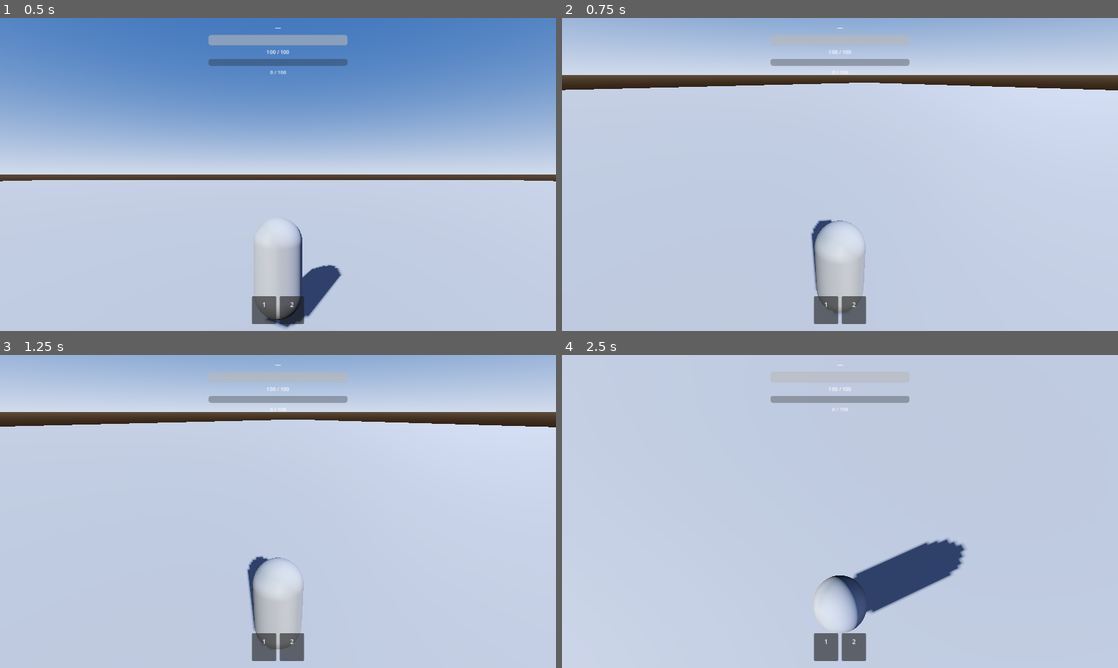
Above: before the commit, frames 1-4 (two rows, left to right).
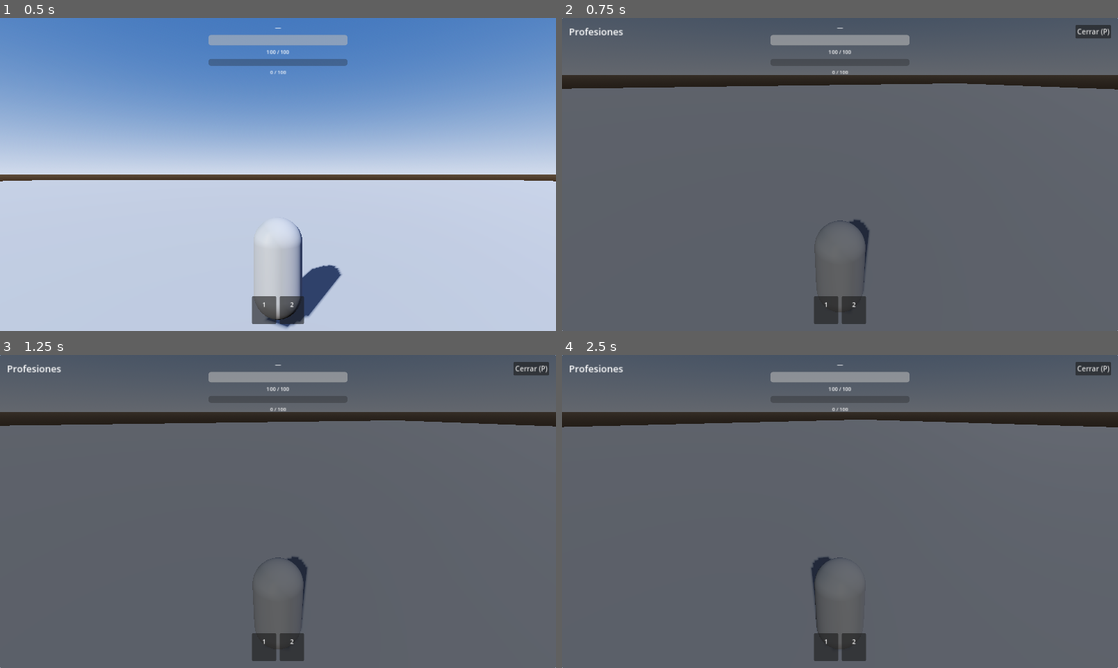
Above: after the commit, the same moments.

Repository: wilmergg777-dotcom/wow-lsof
Game: Godot game, scene res://escenas/mundo.tscn
Same seed, same stepped clock (60 frames per second), same inputs: the game is played once before the commit and once after it. This scene is started directly instead of the project's main scene.
Inputs (mouse positions are in pixels of both pictures, inside the frame that each line leads up to):
- Up to frame 1 (0.5 s): no input
- Up to frame 2 (0.75 s): tap Enter at 0.5 s; move the mouse to (867, 174) at 0.52 s; hold W (mover_adelante) from 0.53 s (still down); hold P (abrir_profesiones, bound only after the commit) from 0.53 s (still down)
- Up to frame 3 (1.25 s): keep holding W (mover_adelante); keep holding P (abrir_profesiones, bound only after the commit)
- Up to frame 4 (2.5 s): release W (mover_adelante) at 1.25 s; release P (abrir_profesiones, bound only after the commit) at 1.25 s; click (1095, 367) at 1.25 s, where only the run after the commit has a clickable "Cerrar (P)"; tap Space at 2 s; move the mouse to (812, 511) at 2.02 s; hold W (mover_adelante) from 2.03 s (still down); tap T (auto_ataque) at 2.1 s; tap P (abrir_profesiones, bound only after the commit) at 2.3 s

Frame 1 is identical in both runs. In frame 2, 99% of the frame differs, in the area x 0-100%, y 0-100%; in frame 3, 99%; in frame 4, 100%.
Error after the commit: Cannot call method 'get_children' on a previously freed instance. (res://guiones/profesiones.gd:100)

Commit message:
Sistema de profesiones + inventario: Joyería (Jewelcrafting) 1-450
Primera profesión del juego, siguiendo la guía de WoW 3.3.5. El sistema es
extensible: añadir Herrería/Minería/etc. es solo otra DefProfesion.

Backend (Go):
- items.go: catálogo de ~50 ítems (materiales Classic/TBC/WotLK + productos
  crafteados: anillos, colgantes, engarces, gemas cortadas, prismas, sellos)
- profesiones.go: DefProfesion/DefRango/DefReceta + EstadoProfesion
  - Joyería: 6 rangos (Aprendiz→Gran Maestro, 0-450) y 36 recetas
    (Classic 1-300, TBC 300-375, WotLK 350-450) con materiales reales
  - Skill model: cada receta tiene SkillReq + SkillHasta; craftear sube
    +1 mientras skill < SkillHasta y skill < SkillMax (techo del rango)
  - Límite de 2 profesiones primarias (regla WoW)
- jugador.go: inventario (map stack), estado de profesiones, Craftear(),
  AprenderProfesion(), AprenderRango() con lock del mundo
- persistencia.go: InventarioStacks + Profesiones persistidas
- proto.go: ItemRes/RecetaRes/ProfesionRes/EstadoProfesionRes/CrafteoRes/
  AprendidoRes + campos de mensaje
- sesion.go: handlers aprender_profesion/aprender_rango/craftear;
  catálogos (profesiones/recetas/items) en login_resp;
  estado (estado_profesiones/inventario) en sel_resp y tras craftear

Cliente (Godot):
- red.gd: cachés de profesiones/recetas/items/estado/inventario;
  enviar_aprender_profesion/aprender_rango/craftear
- profesiones.gd + profesiones.tscn: panel con tecla P que muestra
  profesiones conocidas (barra de skill + aprender rango), aprender
  profesión nueva, y lista de recetas crafteables con materiales
  (tener/necesario) y botón Craftear; se refresca en craftear_resp
- jugador.gd: pausa movimiento/combate y libera ratón con panel abierto

Tests (6, PASS): aprender joyería, límite 2 primarias, crafteo sube skill
con techo SkillHasta, sin materiales, skill insuficiente, gating de
rangos, persistencia inventario+profesiones, 36 recetas + 6 rangos

Diff:
--- a/cliente/escenas/mundo.tscn
+++ b/cliente/escenas/mundo.tscn
@@ -1,10 +1,11 @@
-[gd_scene load_steps=8 format=3 uid="uid://b4mundo3456"]
+[gd_scene load_steps=9 format=3 uid="uid://b4mundo3456"]
 
 [ext_resource type="Script" path="res://guiones/mundo.gd" id="1_mundo"]
 [ext_resource type="Script" path="res://guiones/jugador.gd" id="2_jugador"]
 [ext_resource type="Script" path="res://guiones/entidad_remota.gd" id="3_remota"]
 [ext_resource type="PackedScene" path="res://escenas/hud.tscn" id="4_hud"]
 [ext_resource type="Sky" path="res://recursos/cielo.tres" id="5_cielo"]
+[ext_resource type="PackedScene" path="res://escenas/profesiones.tscn" id="6_prof"]
 
 [sub_resource type="Environment" id="Environment_1"]
 background_mode = 2
@@ -84,6 +85,8 @@
 
 [node name="HUD" parent="." instance=ExtResource("4_hud")]
 
+[node name="Profesiones" parent="." instance=ExtResource("6_prof")]
+
 [node name="LuzRelleno" type="DirectionalLight3D" parent="."]
 transform = Transform3D(-0.5, -0.5, 0.7, 0.5, 0.7, 0.5, -0.7, 0.5, 0.5, 0, 20, 0)
 light_energy = 0.3
--- /dev/null
+++ b/cliente/escenas/profesiones.tscn
@@ -0,0 +1,13 @@
+[gd_scene load_steps=2 format=3]
+
+[ext_resource type="Script" path="res://guiones/profesiones.gd" id="1_prof"]
+
+[node name="Profesiones" type="Control"]
+layout_mode = 3
+anchors_preset = 15
+anchor_right = 1.0
+anchor_bottom = 1.0
+grow_horizontal = 2
+grow_vertical = 2
+visible = false
+script = ExtResource("1_prof")
--- a/cliente/guiones/jugador.gd
+++ b/cliente/guiones/jugador.gd
@@ -31,22 +31,37 @@
 func set_nombre(nombre: String) -> void:
 	_label_nombre.text = nombre
 
+# _panel_abierto devuelve true si hay un panel de UI (profesiones) abierto,
+# en cuyo caso se pausa el movimiento y el combate y se libera el ratón.
+func _panel_abierto() -> bool:
+	var p = get_parent().get_node_or_null("Profesiones")
+	if p != null and p.visible:
+		return true
+	return false
+
 func _input(event: InputEvent) -> void:
-	if event is InputEventMouseMotion and Input.mouse_mode == Input.MOUSE_MODE_CAPTURED:
-		_yaw_camara -= event.relative.x * 0.005
-		_pitch_camara = clamp(_pitch_camara - event.relative.y * 0.005, -1.2, -0.05)
-		_aplicar_rotacion_camara()
+	if _panel_abierto():
+		# Panel abierto: ratón visible, sin captura de cámara ni combate.
+		Input.mouse_mode = Input.MOUSE_MODE_VISIBLE
+		return
 	if event.is_action_pressed("cerrar"):
 		# Liberar mouse para que el usuario pueda cerrar la ventana.
 		if Input.mouse_mode == Input.MOUSE_MODE_CAPTURED:
 			Input.mouse_mode = Input.MOUSE_MODE_VISIBLE
 		else:
 			Input.mouse_mode = Input.MOUSE_MODE_CAPTURED
+		return
+	if event is InputEventMouseMotion and Input.mouse_mode == Input.MOUSE_MODE_CAPTURED:
+		_yaw_camara -= event.relative.x * 0.005
+		_pitch_camara = clamp(_pitch_camara - event.relative.y * 0.005, -1.2, -0.05)
+		_aplicar_rotacion_camara()
 
 func _aplicar_rotacion_camara() -> void:
 	_rig_camara.rotation = Vector3(_pitch_camara, _yaw_camara, 0)
 
 func _physics_process(_delta: float) -> void:
+	if _panel_abierto():
+		return
 	# Vector de entrada WASD relativo a la cámara.
 	var input_dir = Vector2.ZERO
 	if Input.is_action_pressed("mover_adelante"):
--- /dev/null
+++ b/cliente/guiones/profesiones.gd
@@ -0,0 +1,267 @@
+# profesiones.gd — panel de profesiones y crafteo.
+#
+# Muestra las profesiones conocidas (con barra de habilidad y botón para
+# aprender el siguiente rango), permite aprender una profesión nueva, y
+# lista las recetas crafteables con sus materiales (tener/necesario) y un
+# botón Craftear. Se refresca al llegar craftear_resp / aprendido_resp.
+extends Control
+
+var _vbox: VBoxContainer
+var _recetas_box: VBoxContainer
+
+func _ready() -> void:
+	_build_ui()
+	Red.mensaje_recibido.connect(_on_mensaje)
+	# Refrescar cuando entre al mundo (sel_resp ya llegó) o al abrir.
+	call_deferred("refrescar")
+
+func _build_ui() -> void:
+	# Fondo.
+	var panel = Panel.new()
+	panel.set_anchors_preset(Control.PRESET_FULL_RECT)
+	add_child(panel)
+	var marg = MarginContainer.new()
+	marg.set_anchors_preset(Control.PRESET_FULL_RECT)
+	marg.add_theme_constant_override("margin_left", 16)
+	marg.add_theme_constant_override("margin_right", 16)
+	marg.add_theme_constant_override("margin_top", 16)
+	marg.add_theme_constant_override("margin_bottom", 16)
+	panel.add_child(marg)
+
+	_vbox = VBoxContainer.new()
+	marg.add_child(_vbox)
+
+	# Cabecera.
+	var head = HBoxContainer.new()
+	var titulo = Label.new()
+	titulo.text = "Profesiones"
+	titulo.add_theme_font_size_override("font_size", 22)
+	titulo.size_flags_horizontal = Control.SIZE_EXPAND_FILL
+	head.add_child(titulo)
+	var cerrar = Button.new()
+	cerrar.text = "Cerrar (P)"
+	cerrar.pressed.connect(_on_cerrar)
+	head.add_child(cerrar)
+	_vbox.add_child(head)
+
+	# Sección profesiones (conocidas + aprender).
+	var prof_label = Label.new()
+	prof_label.text = "Tus profesiones"
+	prof_label.add_theme_font_size_override("font_size", 16)
+	_vbox.add_child(prof_label)
+
+	var sep = HSeparator.new()
+	_vbox.add_child(sep)
+
+	# Sección recetas.
+	var rec_label = Label.new()
+	rec_label.text = "Recetas"
+	rec_label.add_theme_font_size_override("font_size", 16)
+	_vbox.add_child(rec_label)
+
+	var scroll = ScrollContainer.new()
+	scroll.size_flags_vertical = Control.SIZE_EXPAND_FILL
+	scroll.size_flags_horizontal = Control.SIZE_EXPAND_FILL
+	_vbox.add_child(scroll)
+	_recetas_box = VBoxContainer.new()
+	_recetas_box.size_flags_horizontal = Control.SIZE_EXPAND_FILL
+	scroll.add_child(_recetas_box)
+
+func _on_mensaje(msg: Dictionary) -> void:
+	var tipo = msg.get("tipo", "")
+	if tipo == "craftear_resp" or tipo == "aprendido_resp" or tipo == "sel_resp":
+		refrescar()
+		if tipo == "craftear_resp":
+			var c = msg.get("crafteo", {})
+			if not c.get("ok", false):
+				# Mostrar error brevemente como un Label temporal.
+				_mostrar_error(c.get("error", "error al craftear"))
+
+func _mostrar_error(texto: String) -> void:
+	var l = Label.new()
+	l.text = "⚠ " + texto
+	l.add_theme_color_override("font_color", Color(1, 0.4, 0.4))
+	_recetas_box.add_child(l)
+	# Quitarlo tras 2.5s.
+	get_tree().create_timer(2.5).timeout.connect(func(): if is_instance_valid(l): l.queue_free())
+
+func refrescar() -> void:
+	if _vbox == null:
+		return
+	_reconstruir()
+
+# _reconstruir vuelve a poblar la sección de profesiones y recetas.
+func _reconstruir() -> void:
+	# Borrar todos los hijos de _vbox salvo la cabecera (índice 0).
+	var hijos = _vbox.get_children()
+	for i in range(1, hijos.size()):
+		hijos[i].queue_free()
+	# Borrar recetas.
+	for c in _recetas_box.get_children():
+		c.queue_free()
+	# Esperar un frame para que se liberen... en su lugar, reconstruimos
+	# sobre un contenedor nuevo para evitar conflictos de nodo libre.
+	# Re-añadimos etiquetas y secciones.
+	var prof_label = Label.new()
+	prof_label.text = "Tus profesiones"
+	prof_label.add_theme_font_size_override("font_size", 16)
+	_vbox.add_child(prof_label)
+	_poblar_profesiones()
+	var sep = HSeparator.new()
+	_vbox.add_child(sep)
+	var rec_label = Label.new()
+	rec_label.text = "Recetas"
+	rec_label.add_theme_font_size_override("font_size", 16)
+	_vbox.add_child(rec_label)
+	_poblar_recetas()
+
+# _poblar_profesiones añade las filas de profesiones conocidas + aprender.
+func _poblar_profesiones() -> void:
+	var estados = Red.estado_profesiones
+	var cat_prof = Red.profesiones_disponibles
+	if estados.is_empty():
+		var l = Label.new()
+		l.text = "No conoces ninguna profesión."
+		l.add_theme_color_override("font_color", Color(0.7, 0.7, 0.7))
+		_vbox.add_child(l)
+		# Botones para aprender profesiones primarias disponibles.
+		for p in cat_prof:
+			if p.get("primaria", false):
+				_fila_aprender_profesion(p)
+		return
+	for e in estados:
+		_fila_profesion_conocida(e, cat_prof)
+
+func _fila_aprender_profesion(p: Dictionary) -> void:
+	var fila = HBoxContainer.new()
+	var lbl = Label.new()
+	lbl.text = "Aprender " + p.get("nombre", "?")
+	lbl.size_flags_horizontal = Control.SIZE_EXPAND_FILL
+	fila.add_child(lbl)
+	var btn = Button.new()
+	btn.text = "Aprender"
+	btn.pressed.connect(func(): Red.enviar_aprender_profesion(p.get("id", "")))
+	fila.add_child(btn)
+	_vbox.add_child(fila)
+
+func _fila_profesion_conocida(e: Dictionary, cat_prof: Array) -> void:
+	var pid = e.get("profesion_id", "")
+	var skill = e.get("skill", 0)
+	var smax = e.get("skill_max", 0)
+	var nombre = pid
+	var rangos: Array = []
+	for p in cat_prof:
+		if p.get("id", "") == pid:
+			nombre = p.get("nombre", pid)
+			rangos = p.get("rangos", [])
+			break
+	var fila = HBoxContainer.new()
+	var lbl = Label.new()
+	lbl.text = "%s — %d / %d" % [nombre, skill, smax]
+	lbl.size_flags_horizontal = Control.SIZE_EXPAND_FILL
+	fila.add_child(lbl)
+	# Barra de progreso simple.
+	var bar = ProgressBar.new()
+	bar.min_value = 0
+	bar.max_value = smax if smax > 0 else 1
+	bar.value = skill
+	bar.size_flags_horizontal = Control.SIZE_EXPAND_FILL
+	fila.add_child(bar)
+	# Botón aprender siguiente rango (el primero cuyo skill_req <= skill
+	# y que no esté aprendido).
+	var aprendidos: Array = e.get("rangos_aprendidos", [])
+	for rg in rangos:
+		var rid = rg.get("id", "")
+		if rid in aprendidos:
+			continue
+		if skill >= rg.get("skill_req", 999):
+			var btn = Button.new()
+			btn.text = "Aprender " + rg.get("nombre", rid)
+			btn.pressed.connect(func(): Red.enviar_aprender_rango(pid, rid))
+			fila.add_child(btn)
+			break
+	_vbox.add_child(fila)
+
+# _poblar_recetas llena la lista de recetas de las profesiones conocidas.
+func _poblar_recetas() -> void:
+	var estados = Red.estado_profesiones
+	var conocidas: Array = []
+	for e in estados:
+		conocidas.append(e.get("profesion_id", ""))
+	var inv = _inv_map()
+	for rc in Red.recetas_disponibles:
+		var pid = rc.get("profesion_id", "")
+		if pid not in conocidas:
+			continue
+		var skill = _skill_de(pid)
+		var smax = _skillmax_de(pid)
+		var req = rc.get("skill_req", 0)
+		var craftable = skill >= req
+		var tiene_mats = true
+		var mats_txt = ""
+		for m in rc.get("materiales", []):
+			var mid = m.get("item_id", "")
+			var need = m.get("cantidad", 0)
+			var have = inv.get(mid, 0)
+			if have < need:
+				tiene_mats = false
+			mats_txt += "%s (%d/%d)  " % [_nombre_item(mid), have, need]
+		var fila = HBoxContainer.new()
+		var nombre = Label.new()
+		var prefijo = "● " if (craftable and tiene_mats) else ("○ " if craftable else "✕ ")
+		nombre.text = prefijo + rc.get("nombre", "?")
+		nombre.add_theme_color_override("font_color",
+			Color(0.4, 1, 0.4) if (craftable and tiene_mats) else
+			(Color(1, 0.9, 0.3) if craftable else Color(0.5, 0.5, 0.5)))
+		nombre.size_flags_horizontal = Control.SIZE_EXPAND_FILL
+		fila.add_child(nombre)
+		var mats_lbl = Label.new()
+		mats_lbl.text = mats_txt
+		mats_lbl.add_theme_font_size_override("font_size", 12)
+		mats_lbl.size_flags_horizontal = Control.SIZE_EXPAND_FILL
+		fila.add_child(mats_lbl)
+		var btn = Button.new()
+		btn.text = "Craftear"
+		btn.disabled = not (craftable and tiene_mats)
+		var receta_id = rc.get("id", "")
+		btn.pressed.connect(func(): Red.enviar_craftear(receta_id))
+		fila.add_child(btn)
+		_recetas_box.add_child(fila)
+
+# _inv_map convierte Red.inventario (lista de {item_id,cantidad}) a un dict.
+func _inv_map() -> Dictionary:
+	var d = {}
+	for st in Red.inventario:
+		d[st.get("item_id", "")] = st.get("cantidad", 0)
+	return d
+
+# _skill_de devuelve la habilidad actual del PJ en una profesión.
+func _skill_de(pid: String) -> int:
+	for e in Red.estado_profesiones:
+		if e.get("profesion_id", "") == pid:
+			return e.get("skill", 0)
+	return 0
+
+func _skillmax_de(pid: String) -> int:
+	for e in Red.estado_profesiones:
+		if e.get("profesion_id", "") == pid:
+			return e.get("skill_max", 0)
+	return 0
+
+# _nombre_item busca el nombre legible de un ítem en el catálogo.
+func _nombre_item(item_id: String) -> String:
+	for it in Red.items_disponibles:
+		if it.get("id", "") == item_id:
+			return it.get("nombre", item_id)
+	return item_id
+
+func _on_cerrar() -> void:
+	visible = false
+
+func _input(event: InputEvent) -> void:
+	if event.is_action_pressed("abrir_profesiones"):
+		visible = not visible
+		if visible:
+			refrescar()
+	if event.is_action_pressed("cerrar") and visible:
+		visible = false
--- a/cliente/guiones/red.gd
+++ b/cliente/guiones/red.gd
@@ -32,6 +32,14 @@
 var clases_disponibles: Array = []
 var masmoras_disponibles: Array = []
 var arenas_disponibles: Array = []
+# Cachés de profesiones/recetas/items (catálogos, vienen en login_resp).
+var profesiones_disponibles: Array = []
+var recetas_disponibles: Array = []
+var items_disponibles: Array = []
+# Estado del PJ: profesiones aprendidas + inventario (vienen en sel_resp y
+# se actualizan con craftear_resp/aprendido_resp).
+var estado_profesiones: Array = []
+var inventario: Array = []
 
 func _ready() -> void:
 	mensaje_recibido.connect(_on_mensaje_recibido)
@@ -46,6 +54,10 @@
 					masmoras_disponibles = msg.get("masmoras", [])
 				if msg.has("arenas"):
 					arenas_disponibles = msg.get("arenas", [])
+				if msg.has("estado_profesiones"):
+					estado_profesiones = msg.get("estado_profesiones", [])
+				if msg.has("inventario"):
+					inventario = msg.get("inventario", [])
 		"login_resp":
 			if msg.has("facciones"):
 				facciones_disponibles = msg.get("facciones", [])
@@ -53,10 +65,26 @@
 				razas_disponibles = msg.get("razas", [])
 			if msg.has("clases"):
 				clases_disponibles = msg.get("clases", [])
+			if msg.has("profesiones"):
+				profesiones_disponibles = msg.get("profesiones", [])
+			if msg.has("recetas"):
+				recetas_disponibles = msg.get("recetas", [])
+			if msg.has("items"):
+				items_disponibles = msg.get("items", [])
+		"craftear_resp":
+			if msg.has("inventario"):
+				inventario = msg.get("inventario", [])
+			if msg.has("estado_profesiones"):
+				estado_profesiones = msg.get("estado_profesiones", [])
+		"aprendido_resp":
+			if msg.has("estado_profesiones"):
+				estado_profesiones = msg.get("estado_profesiones", [])
 		"logout":
 			ultimo_personaje_propio = {}
 			masmoras_disponibles = []
 			arenas_disponibles = []
+			estado_profesiones = []
+			inventario = []
 func conectar(host: String, puerto: int) -> bool:
 	if _estado == "conectado" or _estado == "conectando":
 		return false
@@ -179,6 +207,16 @@
 func enviar_sel_pj(nombre: String) -> void:
 	enviar({"tipo": "sel_pj", "nombre": nombre})
 
+# ─── Profesiones ─────────────────────────────────────────────────────────
+func enviar_aprender_profesion(profesion_id: String) -> void:
+	enviar({"tipo": "aprender_profesion", "profesion_id": profesion_id})
+
+func enviar_aprender_rango(profesion_id: String, rango_id: String) -> void:
+	enviar({"tipo": "aprender_rango", "profesion_id": profesion_id, "rango_id": rango_id})
+
+func enviar_craftear(receta_id: String) -> void:
+	enviar({"tipo": "craftear", "receta_id": receta_id})
+
 func enviar_movimiento(pos: Vector3, rot: Quaternion) -> void:
 	enviar({
 		"tipo": "mov",
--- a/cliente/project.godot
+++ b/cliente/project.godot
@@ -76,6 +76,11 @@
 "events": [Object(InputEventKey,"resource_local_to_scene":false,"resource_name":"","device":-1,"window_id":0,"alt_press …(195 unchanged characters)…
 ]
 }
+abrir_profesiones={
+"deadzone": 0.5,
+"events": [Object(InputEventKey,"resource_local_to_scene":false,"resource_name":"","device":-1,"window_id":0,"alt_pressed":false,"shift_pressed":false,"ctrl_pressed":false,"meta_pressed":false,"pressed":false,"keycode":80,"physical_keycode":0,"key_label":0,"unicode":0,"location":0,"echo":false,"script":null)
+]
+}
 
 [layer_names]
 
Not shown, changed: docs/ARQUITECTURA.md
Not shown, changed: docs/PROTOCOLO.md
Not shown, changed: servidor/interno/conexion/sesion.go
Not shown, added: servidor/interno/mundo/items.go
Not shown, changed: servidor/interno/mundo/jugador.go
Not shown, changed: servidor/interno/mundo/mundo.go
Not shown, added: servidor/interno/mundo/profesiones.go
Not shown, added: servidor/interno/mundo/profesiones_test.go
Not shown, changed: servidor/interno/persistencia/persistencia.go
Not shown, changed: servidor/interno/proto/proto.go
